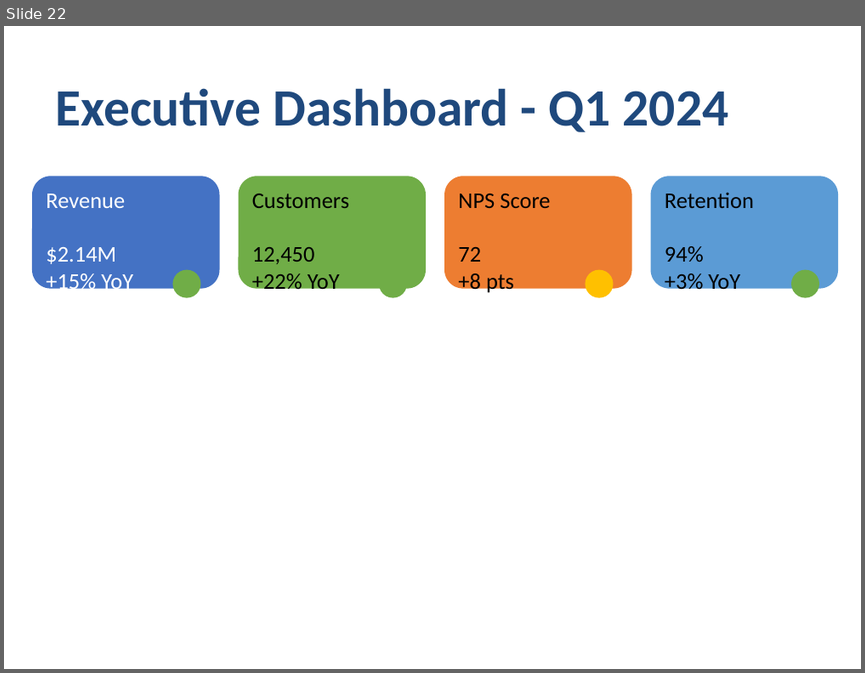
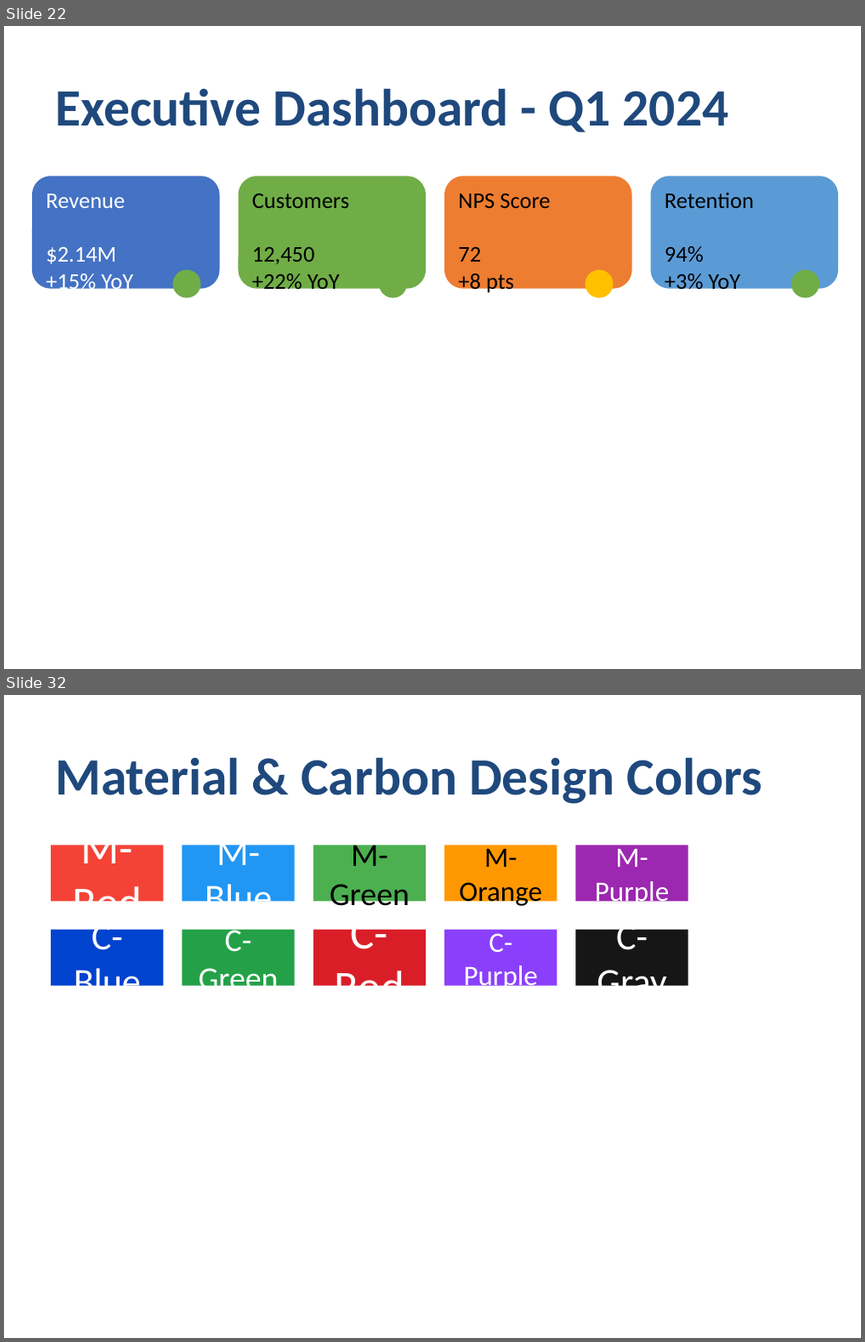
Before and after one commit to yingkitw/ppt-rs, a slide deck: comprehensive_demo.pptx. Shown one above the other, each under a label of ours: slide 22 before the commit, slides 22 and 32 after it; the slides between them are not shown. The pictures are 865x673 and 865x1342 pixels, drawn with LibreOffice and Linux fonts; fonts in the diff are those of the drawing. Boxes give left, top, right and bottom in pixels: in the first picture for what was removed or moved away, otherwise in the second. Text is boxed around its words. In the diff, an @@ line names an element or a change of style, - is before the commit and + after.

```diff
--- a/comprehensive_demo.pptx
+++ b/comprehensive_demo.pptx
@@ slide 32 added at bbox=[4, 695, 861, 1338], background #FFFFFF @@
@@ text added at bbox=[55, 757, 763, 804], 44 pt, text #1F497D, bold @@
+Material & Carbon Design Colors
@@ rectangle added at bbox=[51, 845, 163, 902], fill #F44336, 37.8 pt, text #FFFFFF @@
+M-Red
@@ rectangle added at bbox=[182, 845, 295, 902], fill #2196F3, 31.5 pt, text #FFFFFF @@
+M-Blue
@@ rectangle added at bbox=[313, 845, 426, 902], fill #4CAF50, 27 pt, text #000000 @@
+M-Green
@@ rectangle added at bbox=[444, 845, 556, 902], fill #FF9800, 23.6 pt, text #000000 @@
+M-Orange
@@ rectangle added at bbox=[575, 845, 687, 902], fill #9C27B0, 23.6 pt, text #FFFFFF @@
+M-Purple
@@ rectangle added at bbox=[51, 929, 163, 986], fill #0043CE, 31.5 pt, text #FFFFFF @@
+C-Blue
@@ rectangle added at bbox=[182, 929, 295, 986], fill #24A148, 27 pt, text #FFFFFF @@
+C-Green
@@ rectangle added at bbox=[313, 929, 426, 986], fill #DA1E28, 37.8 pt, text #FFFFFF @@
+C-Red
@@ rectangle added at bbox=[444, 929, 556, 986], fill #8A3FFC, 23.6 pt, text #FFFFFF @@
+C-Purple
@@ rectangle added at bbox=[575, 929, 687, 986], fill #161616, 31.5 pt, text #FFFFFF @@
+C-Gray
```
Also in this commit, not shown: 5 slides changed, 10 other slides added, 32 other files.
